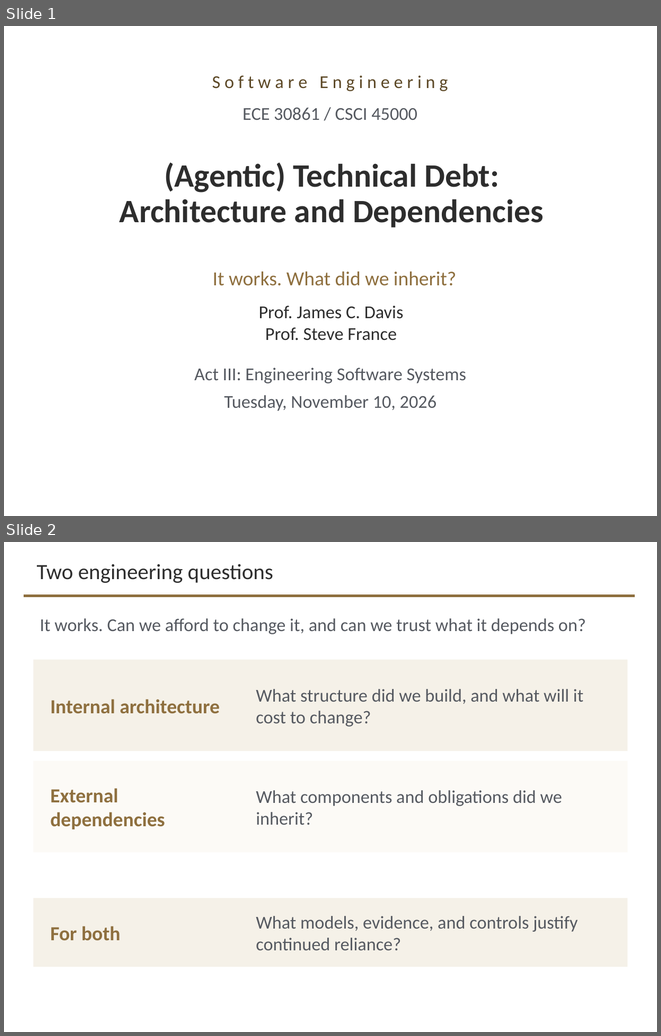
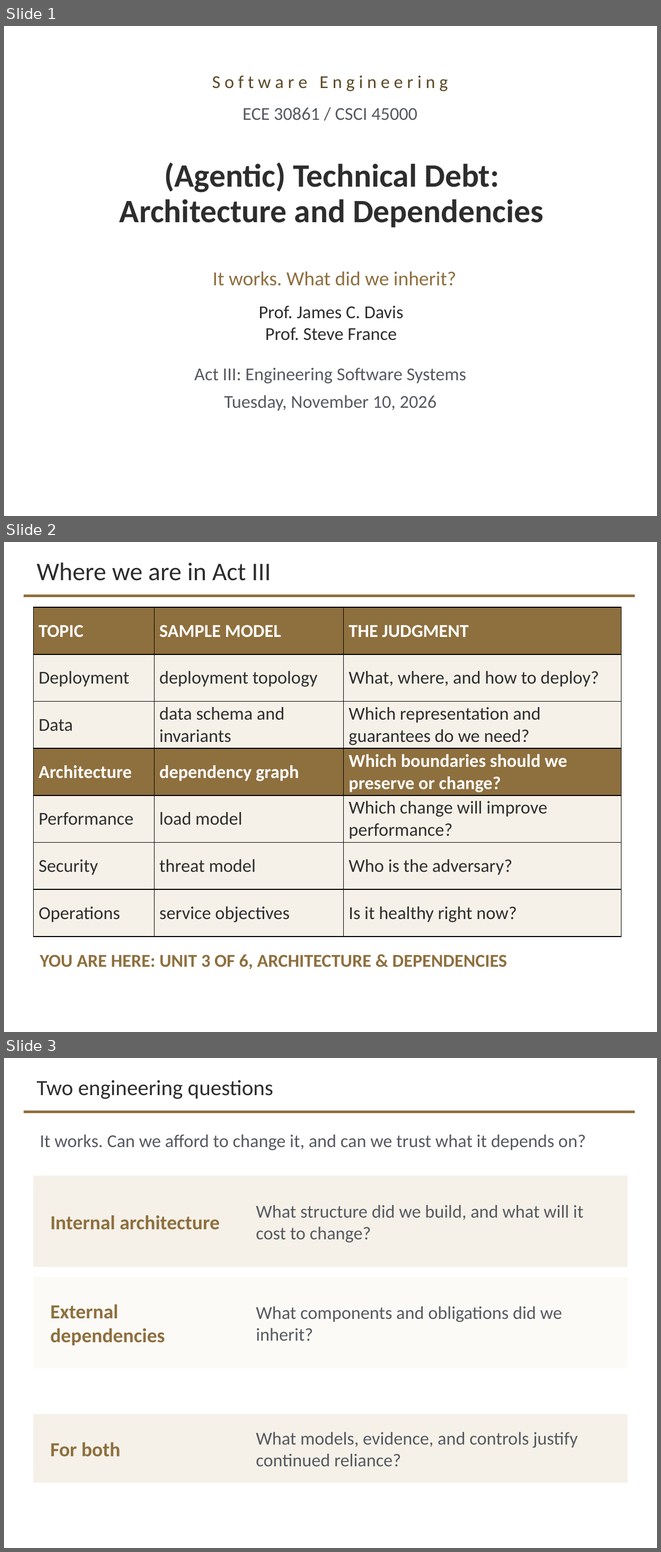
Before and after one commit to davisjam/model-based-agentic-software-engineering, a slide deck: course/lectures/act-3-software-in-the-world/03-technical-debt-architecture-and-dependencies/3-3-Agentic-Technical-Debt-Architecture-and-Dependencies.pptx. Shown one above the other, each under a label of ours: slides 1 and 2 before the commit, slides 1, 2 and 3 after it. The pictures are 661x1036 and 661x1552 pixels, drawn with LibreOffice and Linux fonts; fonts in the diff are those of the drawing; background and template pictures are left out. Boxes give left, top, right and bottom in pixels: in the first picture for what was removed or moved away, otherwise in the second. Text is boxed around its words. In the diff, an @@ line names an element or a change of style, - is before the commit and + after.

```diff
--- a/course/lectures/act-3-software-in-the-world/03-technical-debt-architecture-and-dependencies/3-3-Agentic-Technical-Debt-Architecture-and-Dependencies.pptx
+++ b/course/lectures/act-3-software-in-the-world/03-technical-debt-architecture-and-dependencies/3-3-Agentic-Technical-Debt-Architecture-and-Dependencies.pptx
@@ slide 2 added at bbox=[4, 542, 657, 1032], background #FFFFFF; not listed: 1 template element that a slide beside it also shows @@
@@ title added at bbox=[37, 562, 271, 581], 28 pt, text #2D2D2D @@
+Where we are in Act III
@@ table added at bbox=[33, 607, 621, 936], 7 rows, 3 columns @@
+TOPIC | SAMPLE MODEL | THE JUDGMENT
+Deployment | deployment topology | What, where, and how to deploy?
+Data | data schema and invariants | Which representation and guarantees do we need?
+Architecture | dependency graph | Which boundaries should we preserve or change?
+Performance | load model | Which change will improve performance?
+Security | threat model | Who is the adversary?
+Operations | service objectives | Is it healthy right now?
@@ text added at bbox=[40, 954, 507, 969], 20 pt, text #8E6F3E, bold @@
+YOU ARE HERE: UNIT 3 OF 6, ARCHITECTURE & DEPENDENCIES
@@ what was slide 2 is now slide 3 @@
```
